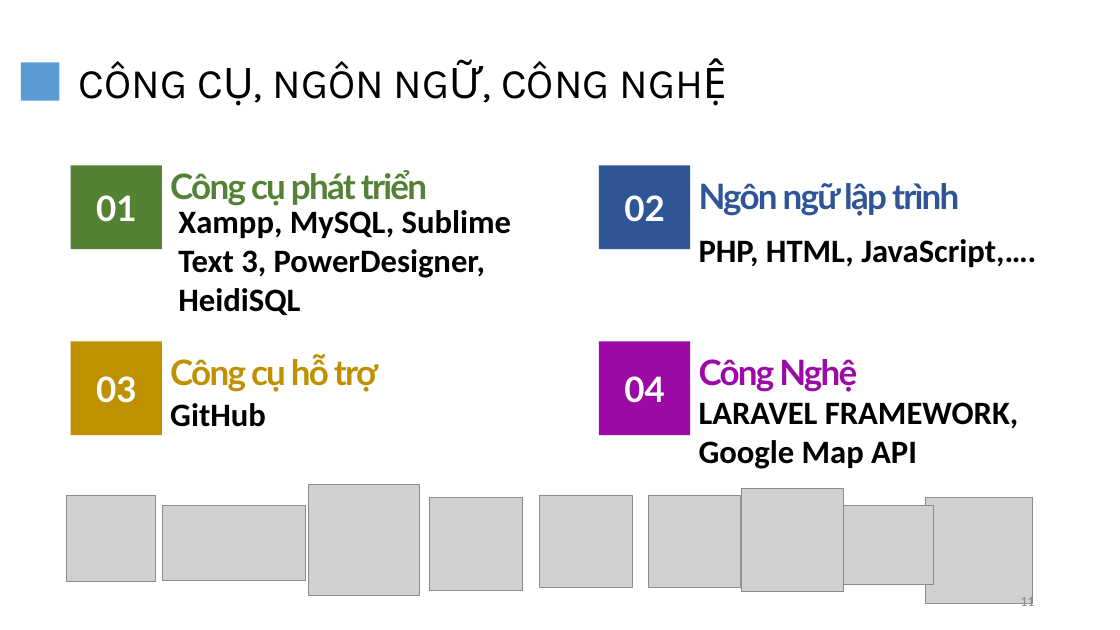
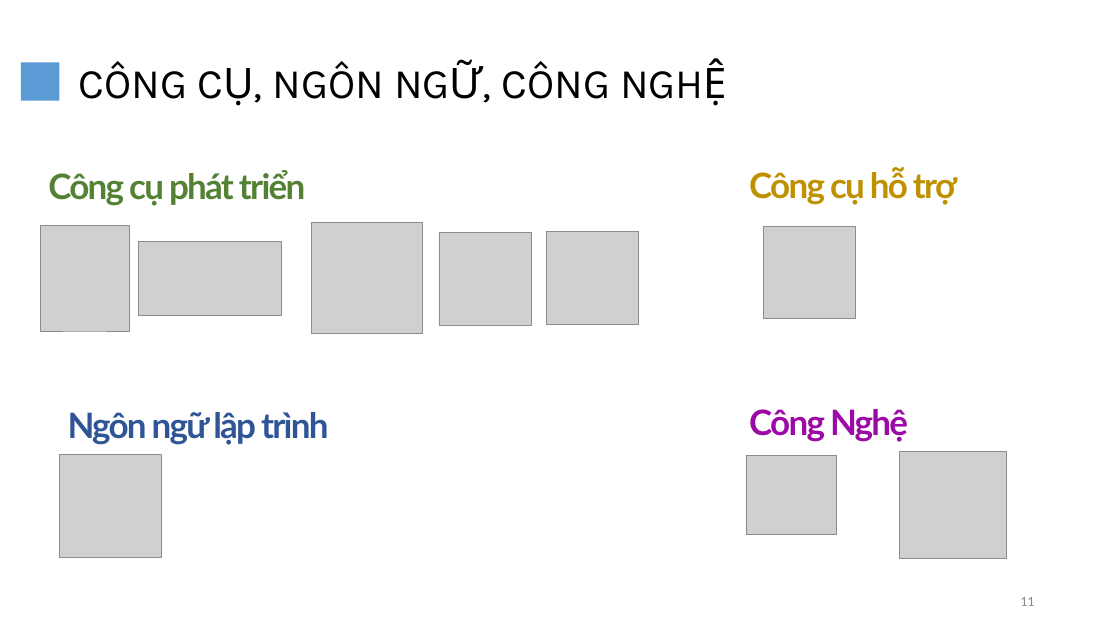
Before and after one commit to minhynguyen/luanvan, a slide deck: slide 11 of LVTN.pptx. Drawn at 1120x630 pixels with LibreOffice and Linux fonts; fonts in the diff are those of the drawing; grey boxes stand for pictures. Boxes give left, top, right and bottom in pixels: in the first picture for what was removed or moved away, otherwise in the second. Text is boxed around its words. In the diff, an @@ line names an element or a change of style, - is before the commit and + after.

Commit message:
fff

```diff
--- a/LVTN.pptx
+++ b/LVTN.pptx
@@ text "Công cụ phát triển": place and size @@
-text "Công cụ phát triển" at (170,170,427,206)
+text "Công cụ phát triển" at (48,170,305,206)
@@ text "Công cụ hỗ trợ": place and size @@
-text "Công cụ hỗ trợ" at (170,355,378,392)
+text "Công cụ hỗ trợ" at (749,168,957,205)
@@ picture: place and size @@
-picture at (66,496,155,582)
+picture at (40,225,129,331)
@@ picture: place and size @@
-picture at (308,485,419,596)
+picture at (311,223,422,334)
@@ picture: place and size @@
-picture at (429,497,523,591)
+picture at (439,232,533,325)
@@ picture: place and size @@
-picture at (539,496,632,588)
+picture at (547,232,639,324)
@@ picture: place and size @@
-picture at (649,496,741,588)
+picture at (764,227,856,319)
@@ picture: place and size @@
-picture at (162,506,305,581)
+picture at (139,241,281,316)
@@ text "Ngôn ngữ lập trình": place and size @@
-text "Ngôn ngữ lập trình" at (699,183,959,216)
+text "Ngôn ngữ lập trình" at (68,412,328,445)
@@ group removed at (71,166,1036,469): 4 rectangles, 4 texts @@
-01
-Xampp, MySQL, Sublime Text 3, PowerDesigner, HeidiSQL
-03
-GitHub
-02
-PHP, HTML, JavaScript,….
-04
-LARAVEL FRAMEWORK, Google Map API
@@ text "Công Nghệ": place and size @@
-text "Công Nghệ" at (699,359,857,392)
+text "Công Nghệ" at (749,409,908,442)
@@ picture: place and size @@
-picture at (741,489,844,592)
+picture at (60,455,162,557)
@@ picture: place and size @@
-picture at (844,506,933,585)
+picture at (746,456,836,535)
@@ picture: place and size @@
-picture at (926,497,1033,604)
+picture at (900,452,1007,559)
```
Also in this commit, not shown: 4 other slides changed, 1 slide removed.
